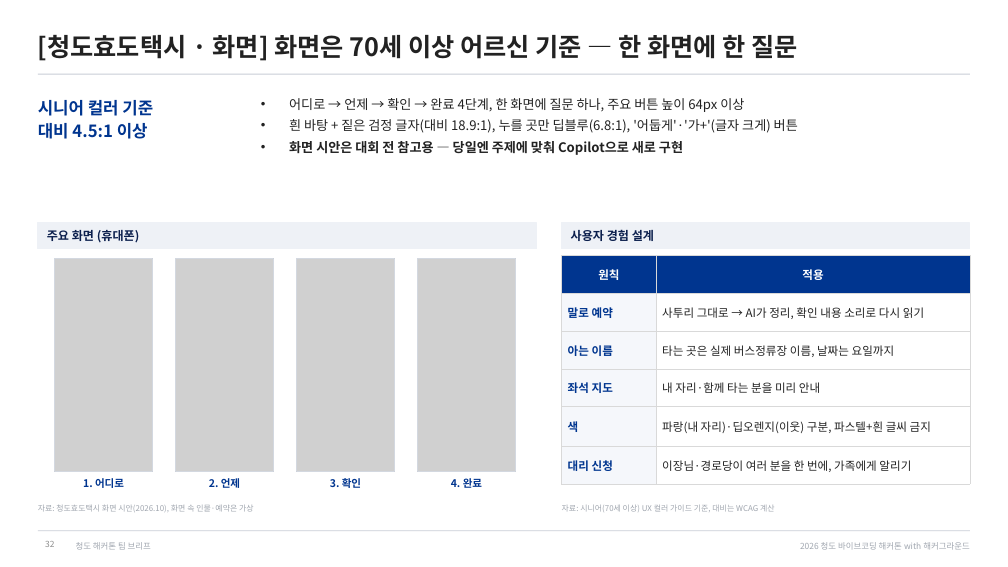
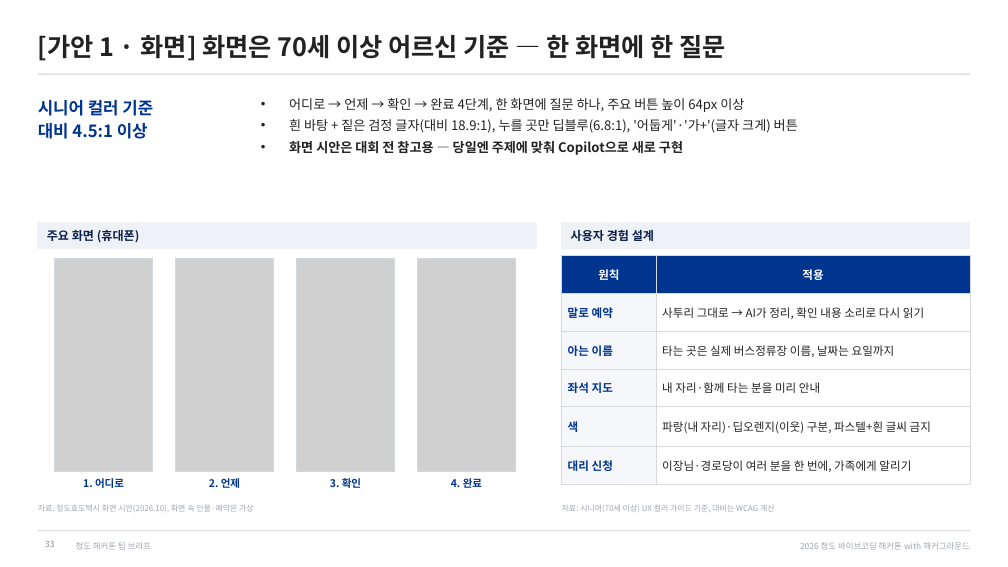
Before and after one commit to fordgril307-wq/Cheongdo_Hackathon, a slide deck: slide 33 of docs/team-brief/청도해커톤_팀브리프.pptx (slide 32 before the commit). Drawn at 1008x567 pixels with LibreOffice and Linux fonts; fonts in the diff are those of the drawing; grey boxes stand for pictures. Boxes give left, top, right and bottom in pixels: in the first picture for what was removed or moved away, otherwise in the second. Text is boxed around its words. In the diff, an @@ line names an element or a change of style, - is before the commit and + after.

```diff
--- a/docs/team-brief/청도해커톤_팀브리프.pptx
+++ b/docs/team-brief/청도해커톤_팀브리프.pptx
@@ title at (x1=38, y1=35, x2=726, y2=61): text changed @@
-[청도효도택시 · 화면] 화면은 70세 이상 어르신 기준 — 한 화면에 한 질문
+[가안 1 · 화면] 화면은 70세 이상 어르신 기준 — 한 화면에 한 질문
```
Also in this commit, not shown: 4 other slides changed, 6 slides added, 3 other files.
